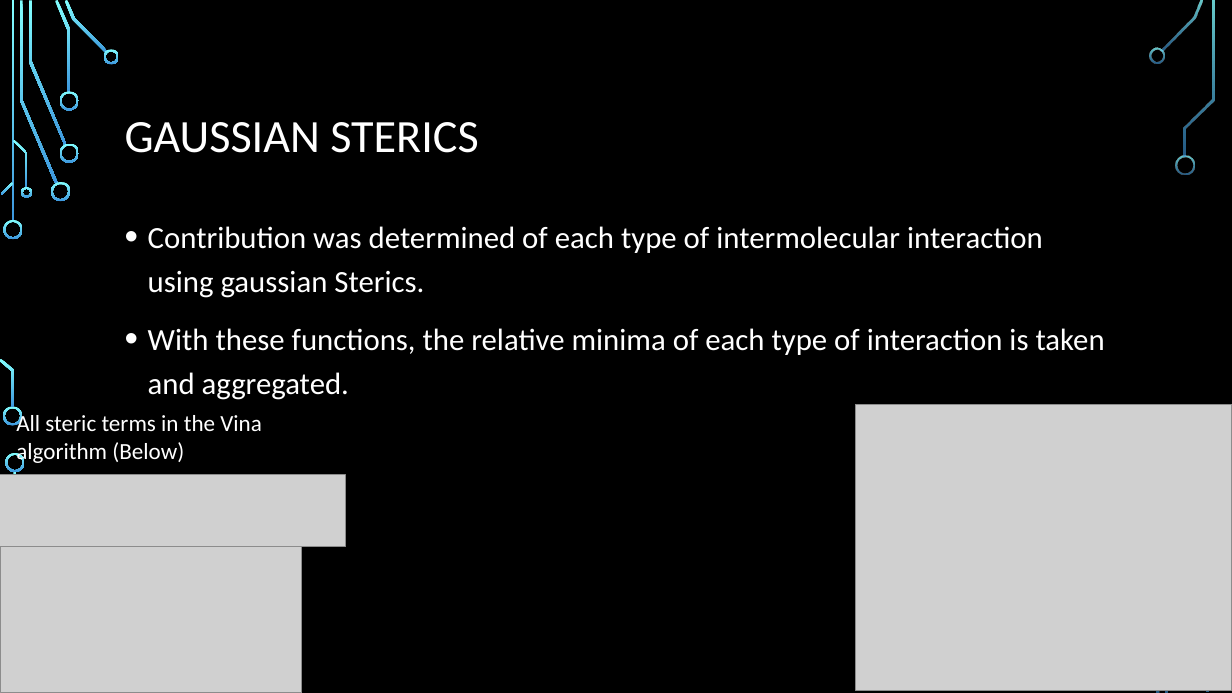
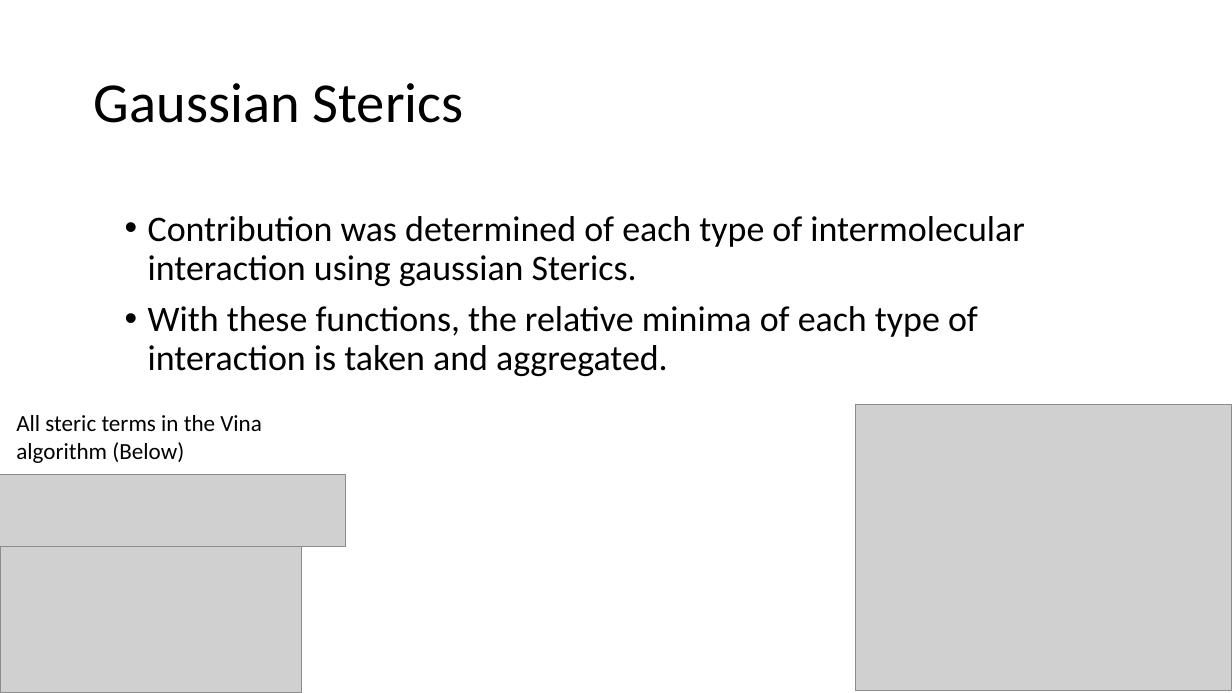
Before and after one commit to CCBatIIT/modelingworkshop, a slide deck: slide 12 of slides/2-2-molecular_docking.pptx. Drawn at 1232x693 pixels with LibreOffice and Linux fonts; fonts in the diff are those of the drawing; grey boxes stand for pictures; background and template pictures are left out. Boxes give left, top, right and bottom in pixels: in the first picture for what was removed or moved away, otherwise in the second. Text is boxed around its words. In the diff, an @@ line names an element or a change of style, - is before the commit and + after.

```diff
--- a/slides/2-2-molecular_docking.pptx
+++ b/slides/2-2-molecular_docking.pptx
@@ background picture (left out) to #FFFFFF @@
@@ title at (94, 83, 464, 123): text changed; size 36 to 44 pt; text colour #FFFFFF to #000000 @@
-GAUSSIAN STERICS
+Gaussian Sterics
@@ text "Contribution was determined of each ..." at (148, 216, 1024, 376): size 24 to 28 pt, text colour #FFFFFF to #000000; line spacing 1.2 to 0.9 @@
@@ text "All steric terms in the ..." at (16, 415, 262, 463): text colour #FFFFFF to #000000 @@
@@ group removed at (0, 0, 1214, 692): 21 freeform shapes, 3 rectangles @@
```
Also in this commit, not shown: 16 other slides changed, 9 other files.
